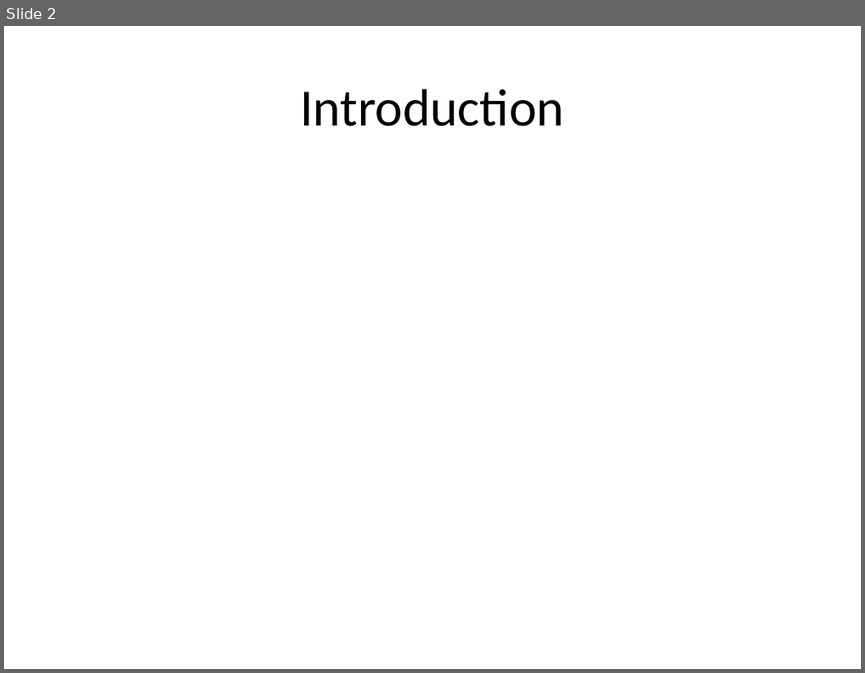
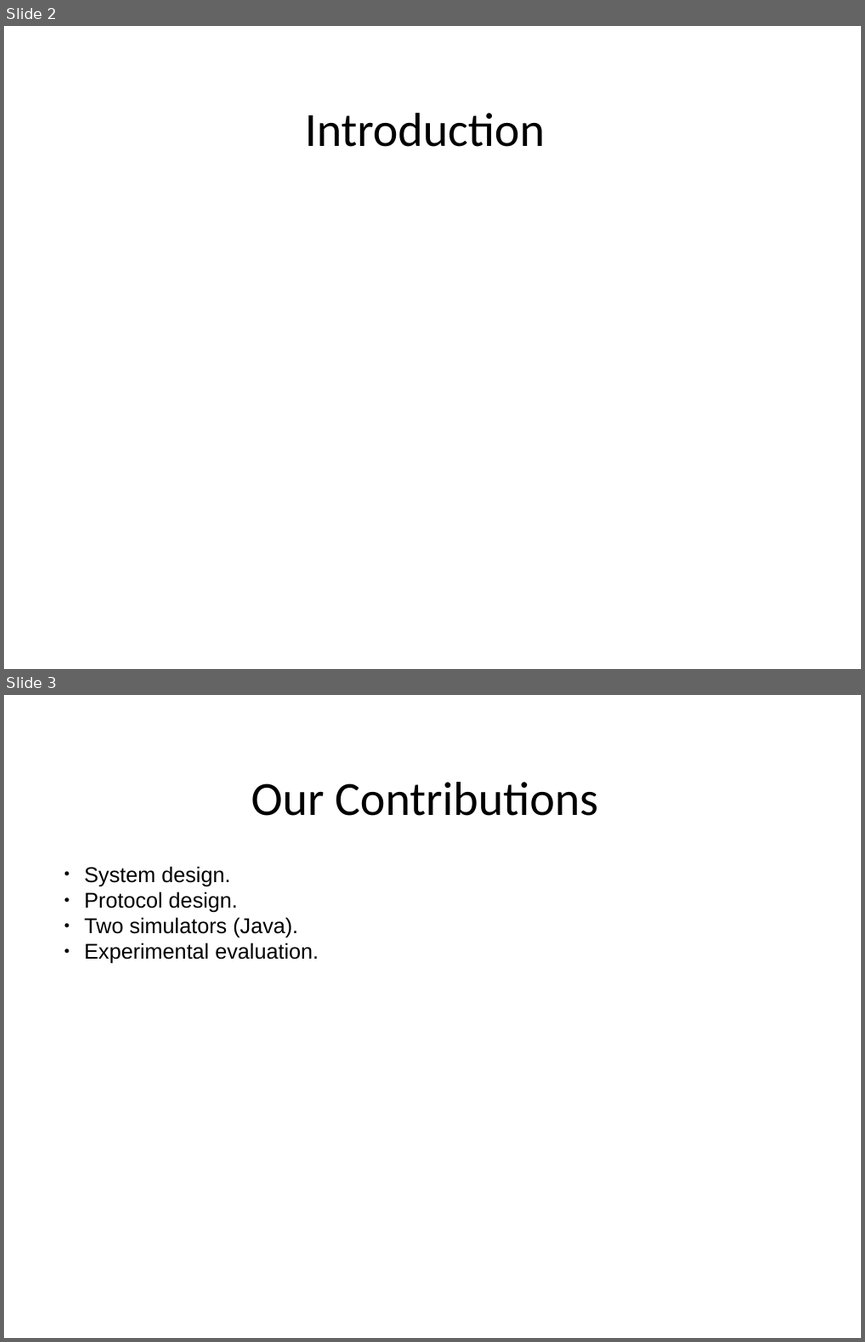
Before and after one commit to masomel/big-data-project, a slide deck: paper/Presentation_May17.pptx. Shown one above the other, each under a label of ours: slide 2 before the commit, slides 2 and 3 after it. The pictures are 865x673 and 865x1342 pixels, drawn with LibreOffice and Linux fonts; fonts in the diff are those of the drawing; background and template pictures are left out. Boxes give left, top, right and bottom in pixels: in the first picture for what was removed or moved away, otherwise in the second. Text is boxed around its words. In the diff, an @@ line names an element or a change of style, - is before the commit and + after.

```diff
--- a/paper/Presentation_May17.pptx
+++ b/paper/Presentation_May17.pptx
@@ slide 3 added at (x1=4, y1=695, x2=861, y2=1338), background picture (left out) @@
@@ text added at (x1=251, y1=782, x2=598, y2=816), 40 pt, text #000000 @@
+Our Contributions
@@ text added at (x1=84, y1=866, x2=318, y2=964), 18 pt, text #000000 @@
+● System design.
+● Protocol design.
+● Two simulators (Java).
+● Experimental evaluation.
@@ slide 2 changed as well @@
@@ text "Introduction" moved from (x1=300, y1=89, x2=564, y2=126) to (x1=305, y1=113, x2=545, y2=147) @@
@@ text "Introduction" at (x1=305, y1=113, x2=545, y2=147): size 44 to 40 pt @@
```
Also in this commit, not shown: 7 other slides changed, 7 other slides added, 7 slides removed.
